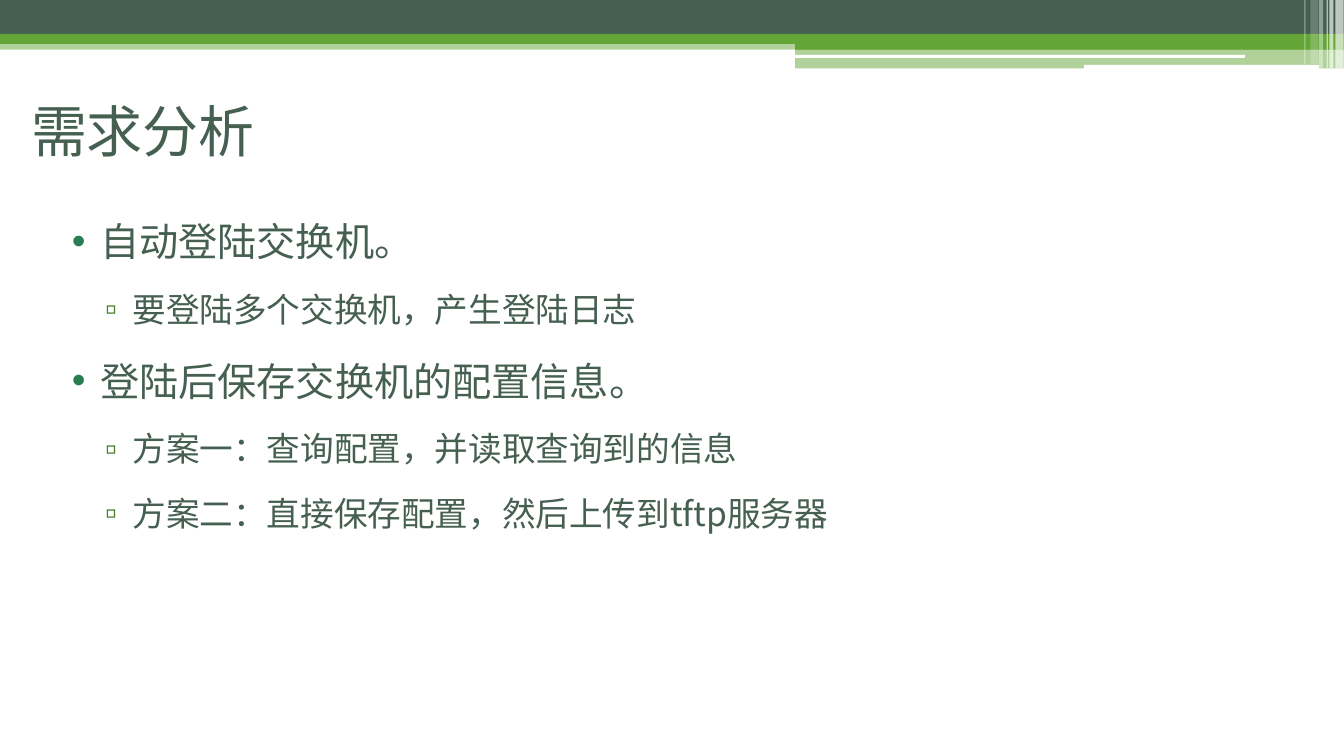
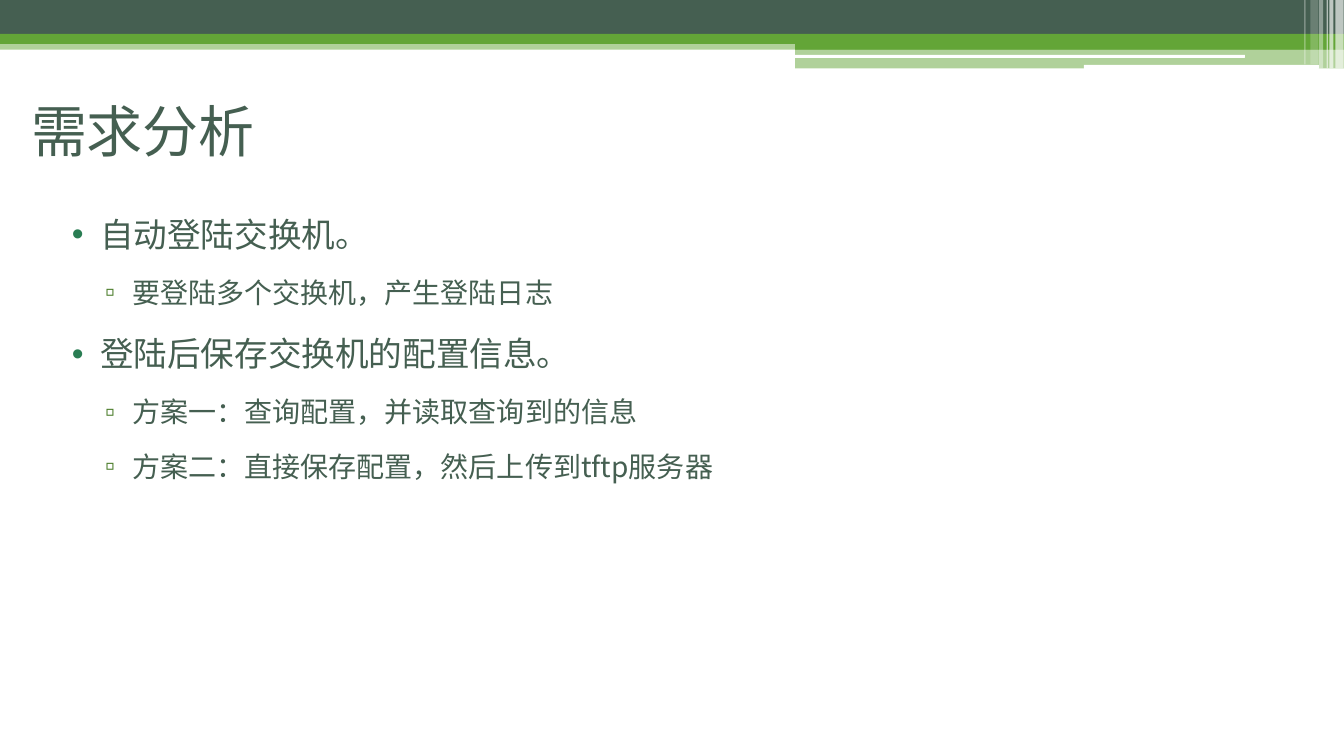
Before and after one commit to ladesiji/git, a slide deck: slide 3 of Python3.pptx. Drawn at 1344x756 pixels with LibreOffice and Linux fonts; fonts in the diff are those of the drawing. Boxes give left, top, right and bottom in pixels: in the first picture for what was removed or moved away, otherwise in the second. Text is boxed around its words. In the diff, an @@ line names an element or a change of style, - is before the commit and + after.

```diff
--- a/Python3.pptx
+++ b/Python3.pptx
@@ text "自动登陆交换机。" at box(100, 218, 713, 484): size 28 to 24 pt in "自动登陆交换机。", "登陆后保存交换机的配置信息。"; size 24 to 20 pt in "要登陆多个交换机，产生登陆日志", "方案一：查询配置，并读取查询到的信息", "方案二：直接保存配置，然后上传到tftp服务器" @@
```
Also in this commit, not shown: 3 other slides changed, 4 slides added, 4 slides removed.
